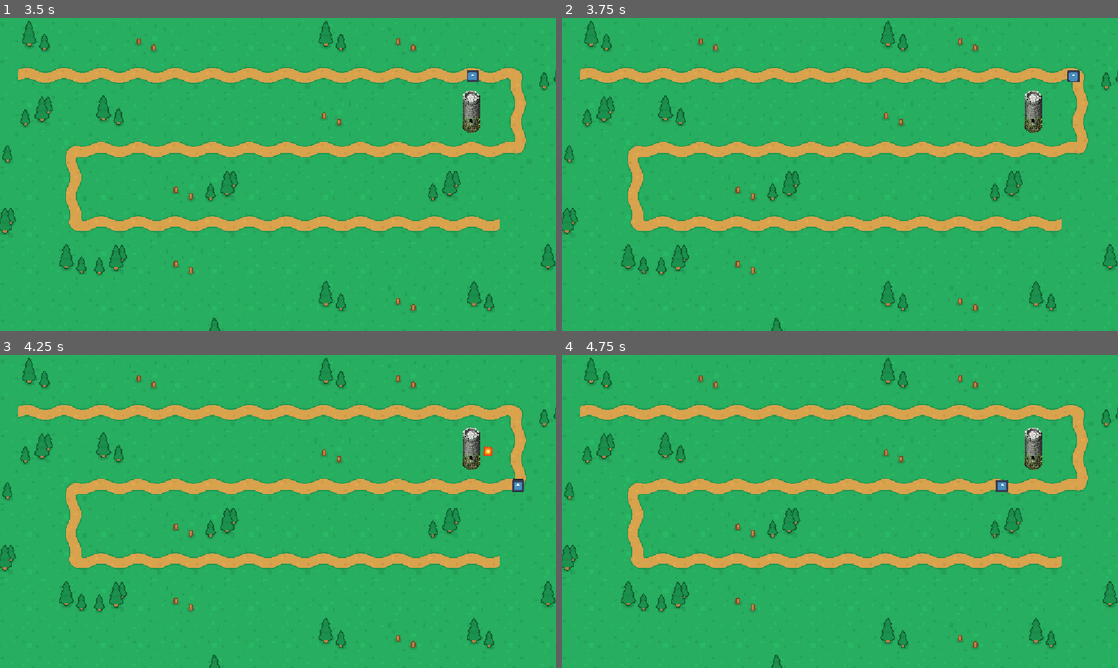
Above: before the commit, frames 1-4 (two rows, left to right).
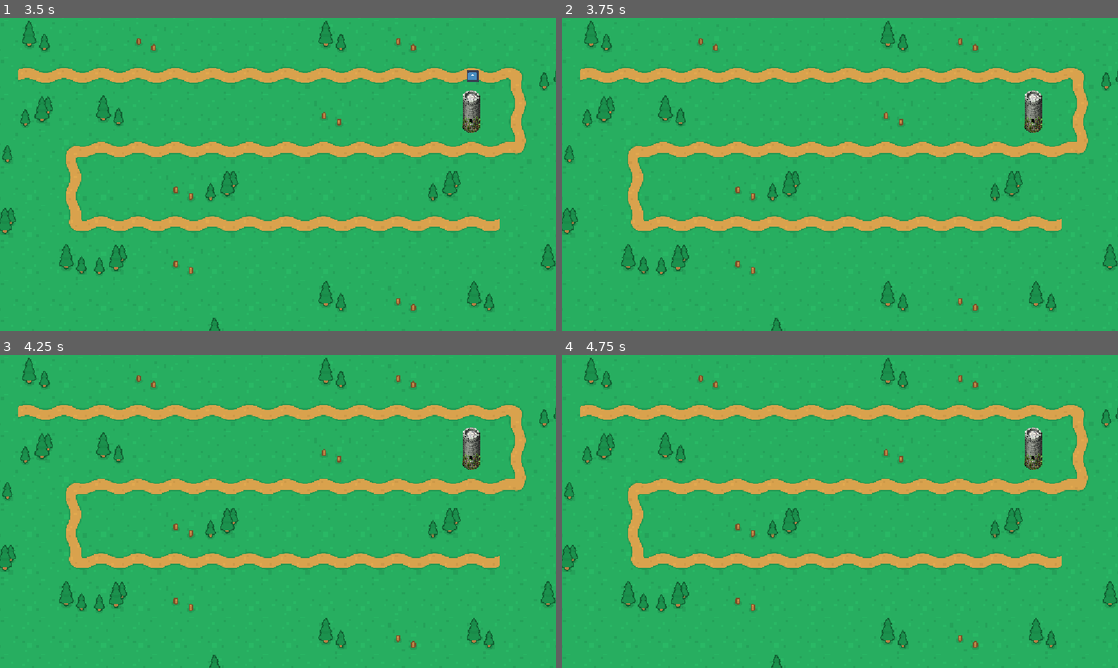
Above: after the commit, the same moments.

Repository: ntGeo/Godot_2
Game: Godot game, scene res://Scenes/menu_inicio.tscn
The game is run twice, just before and just after one commit, with the same random seed, the same clock (stepped at 60 frames per second) and the same inputs. The engine's default icon, where the game draws it, is replaced by a stand-in: a white triangle on a blue panel in a dark square.
Inputs:
- Up to frame 1 (3.5 s): click "Jugar" at 0.5 s
- Up to frame 2 (3.75 s): no input
- Up to frame 3 (4.25 s): no input
- Up to frame 4 (4.75 s): no input

Frame 1 is identical in both runs. In frame 2, less than 0.1% of the frame differs, in the area x 90-94%, y 16-21%; in frame 3, 0.1%, in the area x 86-95%, y 29-44%; in frame 4, less than 0.1%.

Commit message:
Vida enemigo y proyectil

Diff:
--- a/tower-defense/Assets/Scripts/enemigo.gd
+++ b/tower-defense/Assets/Scripts/enemigo.gd
@@ -1,5 +1,6 @@
 extends CharacterBody2D
 
+var vida = 3
 const SPEED = 80
 
 #Referencia a Pathfollow
@@ -15,3 +16,8 @@
 	# Si llegó al final del camino → Game Over
 	if path_follow.progress_ratio >= 1.0:
 		get_tree().change_scene_to_file("res://Scenes/game_over.tscn")
+
+func take_damage():
+	vida -= 1
+	if vida == 0:
+		queue_free()
